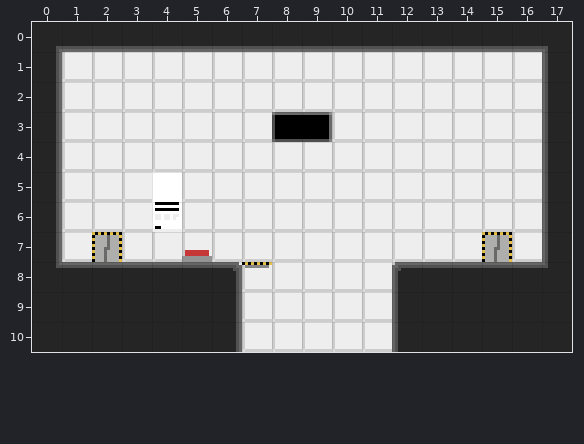
Two states of a Tiled map, scenes/Maps/Level 2.tmx. The picture above was drawn from the file before the commit.
Cells are 10x10 px. Shown: x 0..17, y 0..10.
And afterwards:
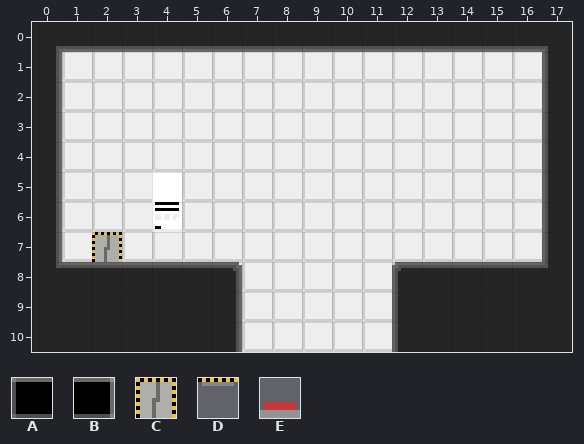
Key: from "Levels": A 5, B 6, C 10, D 15, E 16.
_ is an empty cell.
The exact change:
Layer "Level":
y 3: x 8..9 AB -> __
y 7: x 5 E -> _; x 15 C -> _
y 8: x 7 D -> _
Where, in picture pixels (left, top, right, bottom), the same in both pictures:
removed: (272, 112, 332, 142)
removed: (182, 250, 212, 262)
removed: (482, 232, 512, 262)
removed: (242, 262, 272, 268)
